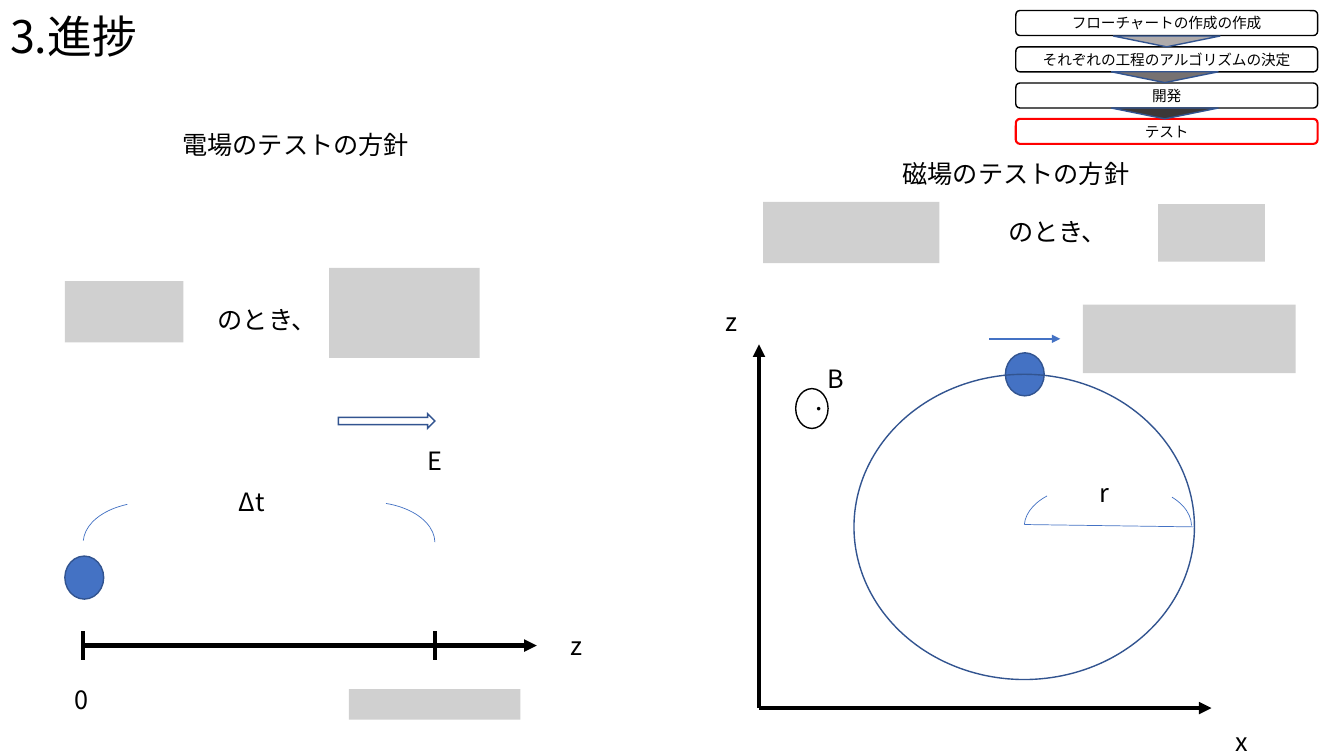
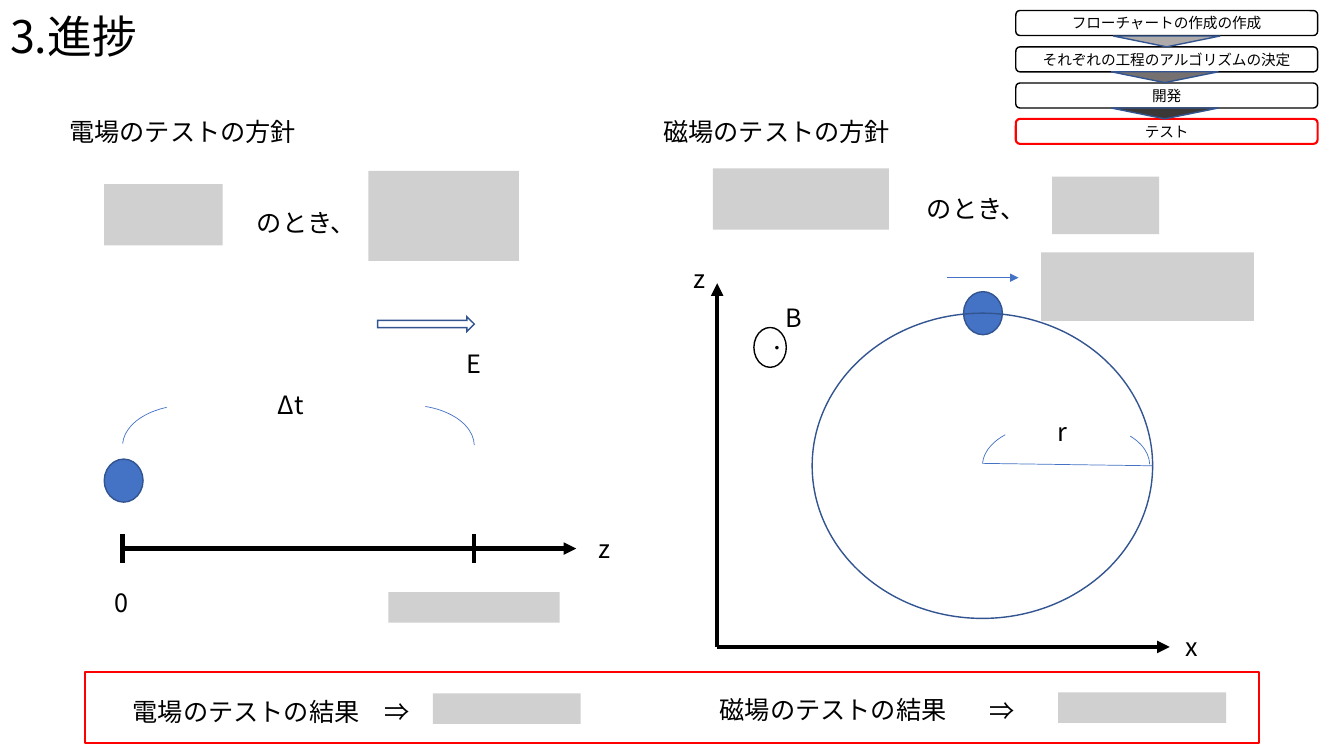
Before and after one commit to Takeuchi-yuya/Ksimulation, a slide deck: slide 9 of docs/中間発表.pptx. Drawn at 1344x756 pixels with LibreOffice and Linux fonts; fonts in the diff are those of the drawing; grey boxes stand for pictures. Boxes give left, top, right and bottom in pixels: in the first picture for what was removed or moved away, otherwise in the second. Text is boxed around its words. In the diff, an @@ line names an element or a change of style, - is before the commit and + after.

Commit message:
パワポ完成

```diff
--- a/docs/中間発表.pptx
+++ b/docs/中間発表.pptx
@@ text "電場のテストの方針": place and size @@
-text "電場のテストの方針" at (182,132,409,156)
+text "電場のテストの方針" at (69,119,296,143)
@@ text "磁場のテストの方針": place and size @@
-text "磁場のテストの方針" at (902,161,1129,185)
+text "磁場のテストの方針" at (663,119,890,143)
@@ picture added at (369,170,519,260) @@
@@ picture added at (713,168,889,230) @@
@@ picture added at (1053,176,1159,234) @@
@@ picture added at (104,185,223,246) @@
@@ picture removed at (763,202,940,263) @@
@@ text "のとき、": place and size @@
-text "のとき、" at (1008,221,1107,243)
+text "のとき、" at (927,198,1026,220)
@@ picture removed at (1158,205,1265,262) @@
@@ picture removed at (330,268,480,358) @@
@@ text "z": place and size @@
-text "z" at (725,317,737,331)
+text "z" at (693,274,705,288)
@@ picture added at (1042,252,1254,321) @@
@@ picture removed at (65,281,184,343) @@
@@ text "B": place and size @@
-text "B" at (827,369,844,388)
+text "B" at (785,308,802,327)
@@ 3 ellipses, 3 arrows, 1 text, 1 arc (boxed as its full ellipse), 1 line: place and size @@
-3 ellipses, 3 arrows, 1 text, 1 arc (boxed as its full ellipse), 1 line at (759,339,1212,708)
+3 ellipses, 3 arrows, 1 text, 1 arc (boxed as its full ellipse), 1 line at (717,278,1170,647)
@@ picture removed at (1083,304,1296,373) @@
@@ arc (boxed as its full ellipse): place and size @@
-arc (boxed as its full ellipse) at (1061,486,1192,568)
+arc (boxed as its full ellipse) at (1018,424,1149,506)
@@ 2 texts, 1 ellipse: place and size @@
-2 texts, 1 ellipse at (65,451,442,710)
+2 texts, 1 ellipse at (104,354,481,613)
@@ 2 texts, 2 arc (boxed as its full ellipse)s, 2 lines, 1 arrow, 1 right arrow: place and size @@
-2 texts, 2 arc (boxed as its full ellipse)s, 2 lines, 1 arrow, 1 right arrow at (84,309,537,660)
+2 texts, 2 arc (boxed as its full ellipse)s, 2 lines, 1 arrow, 1 right arrow at (123,212,577,563)
@@ text "z": place and size @@
-text "z" at (570,641,582,655)
+text "z" at (598,544,610,558)
@@ picture added at (388,592,560,622) @@
@@ text "x": place and size @@
-text "x" at (1236,737,1249,751)
+text "x" at (1185,642,1198,656)
@@ rectangle added at (85,673,1260,743), outline #FF0000 1.5 pt @@
@@ text added at (133,699,360,723), 18 pt, text #000000 @@
+電場のテストの結果
@@ picture removed at (349,690,520,720) @@
@@ text added at (374,692,421,732), 18 pt, text #000000 @@
+⇒
@@ picture added at (433,694,581,724) @@
@@ text added at (720,697,947,721), 18 pt, text #000000 @@
+磁場のテストの結果
@@ text added at (980,691,1027,731), 18 pt, text #000000 @@
+⇒
@@ picture added at (1059,693,1227,723) @@
```
